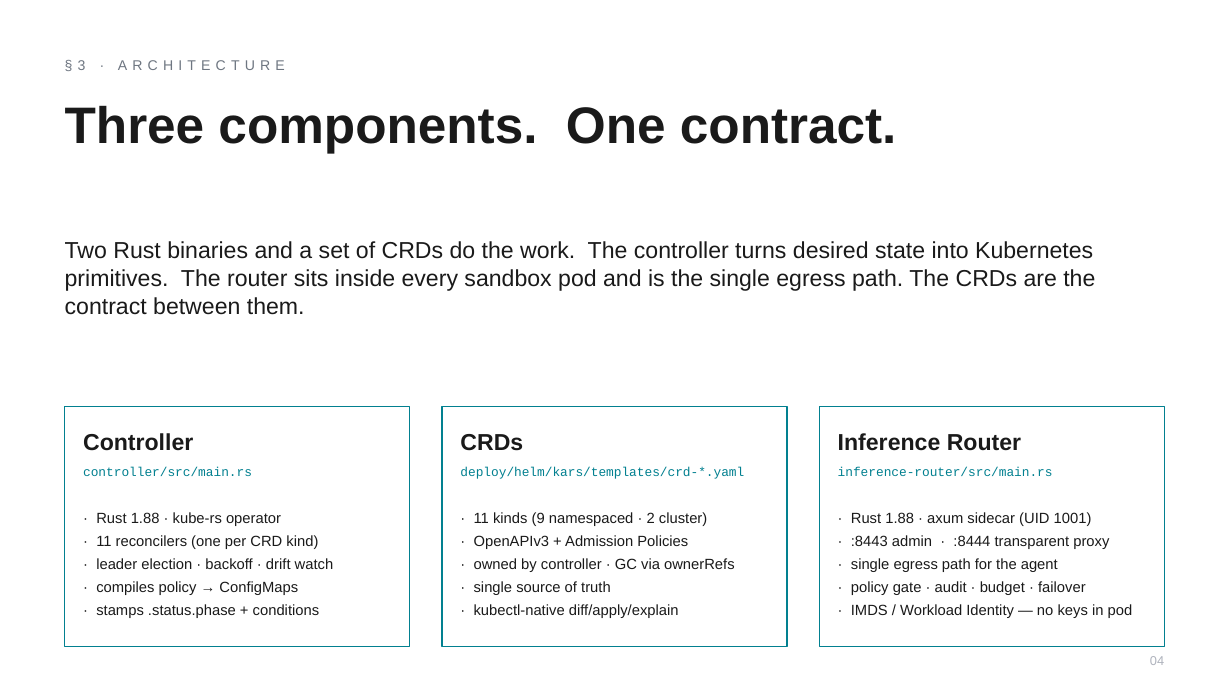
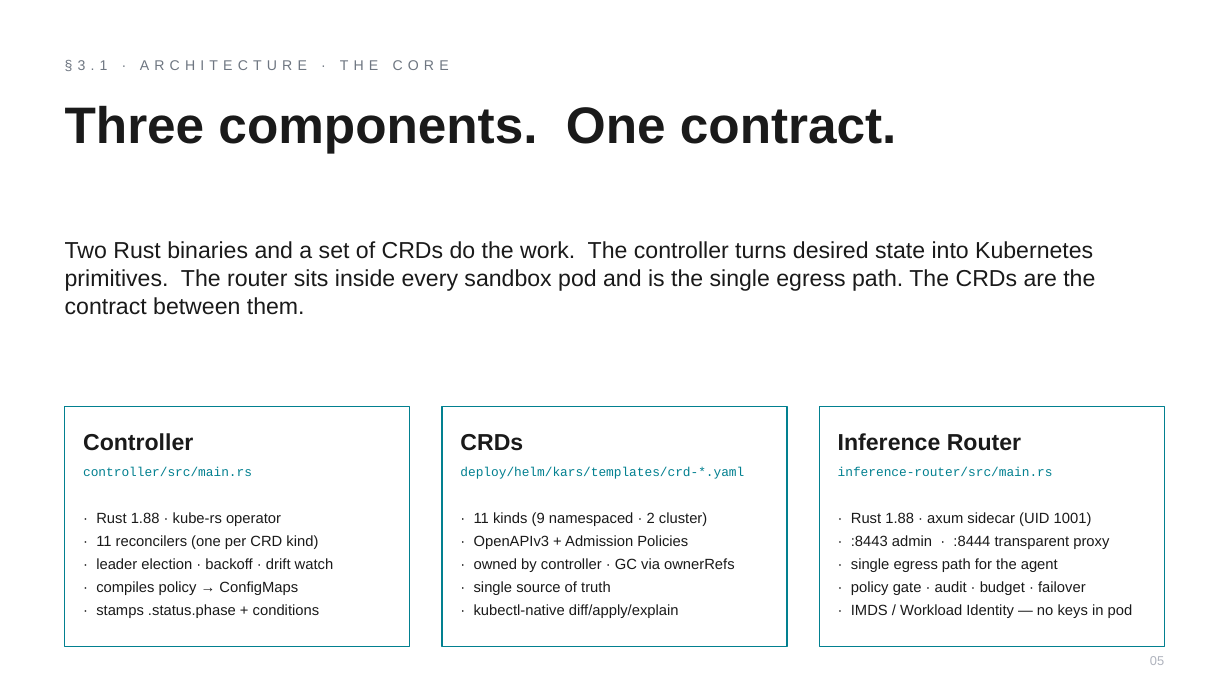
Before and after one commit to Azure/kars, a slide deck: slide 5 of docs/showcase/deliverables/kars-pitch-deck.pptx (slide 4 before the commit). Drawn at 1232x693 pixels with LibreOffice and Linux fonts; fonts in the diff are those of the drawing. Boxes give left, top, right and bottom in pixels: in the first picture for what was removed or moved away, otherwise in the second. Text is boxed around its words. In the diff, an @@ line names an element or a change of style, - is before the commit and + after.

```diff
--- a/docs/showcase/deliverables/kars-pitch-deck.pptx
+++ b/docs/showcase/deliverables/kars-pitch-deck.pptx
@@ text at <box>65,60,449,71</box>: text changed @@
-§3 · ARCHITECTURE
+§3.1 · ARCHITECTURE · THE CORE
@@ text at <box>1150,656,1164,665</box>: text changed @@
-04
+05
```
Also in this commit, not shown: 16 other slides changed, 2 slides added, 1 other file.
